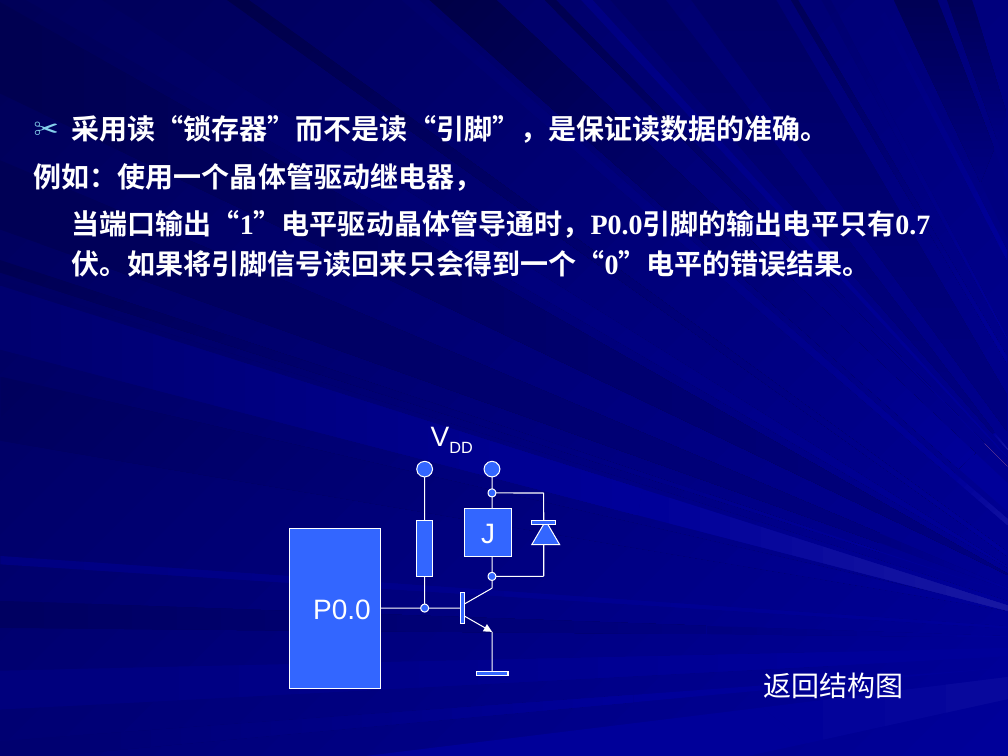
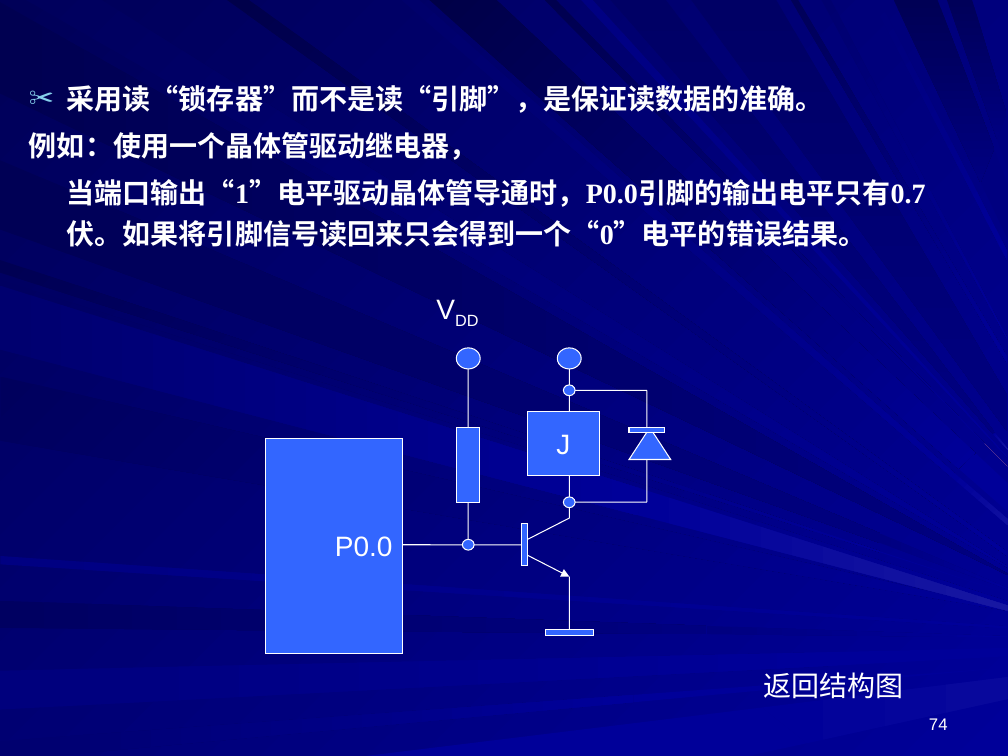
Before and after one commit to rshouc/Microcomputer, a slide deck: slide 74 of PPT/Microcontroller/第2章 51单片机的基本结构.PPT. Drawn at 1008x756 pixels with LibreOffice and Linux fonts; fonts in the diff are those of the drawing. Boxes give left, top, right and bottom in pixels: in the first picture for what was removed or moved away, otherwise in the second. Text is boxed around its words. In the diff, an @@ line names an element or a change of style, - is before the commit and + after.

```diff
--- a/PPT/Microcontroller/第2章 51单片机的基本结构.PPT
+++ b/PPT/Microcontroller/第2章 51单片机的基本结构.PPT
@@ text "采用读“锁存器”而不是读“引脚”，是保证读数据的准确。": place and size @@
-text "采用读“锁存器”而不是读“引脚”，是保证读数据的准确。" at <box>34,115,931,277</box>
+text "采用读“锁存器”而不是读“引脚”，是保证读数据的准确。" at <box>29,85,926,247</box>
@@ text "VDD" rewrapped from <box>420,413,492,462</box> to <box>426,286,533,335</box> @@
@@ ellipse: place and size @@
-ellipse at <box>484,462,500,478</box>
+ellipse at <box>457,348,481,369</box>
@@ line moved from (492, 477) - (492, 588) to (468, 369) - (468, 544) @@
@@ group added at <box>457,348,647,502</box>: 2 ellipses, 2 lines, 1 rectangle @@
@@ line moved from (424, 477) - (424, 608) to (570, 369) - (570, 518) @@
@@ rectangle "J": place and size @@
-rectangle "J" at <box>465,509,512,556</box>
+rectangle "J" at <box>528,411,600,475</box>
@@ rectangle "P0.0": place and size @@
-rectangle "P0.0" at <box>289,528,380,688</box>
+rectangle "P0.0" at <box>266,438,403,653</box>
@@ triangle: place and size @@
-triangle at <box>532,521,560,545</box>
+triangle at <box>629,427,670,460</box>
@@ rectangle: place and size @@
-rectangle at <box>532,521,556,525</box>
+rectangle at <box>629,427,664,432</box>
@@ ellipse: place and size @@
-ellipse at <box>488,489,496,497</box>
+ellipse at <box>563,497,576,508</box>
@@ line moved from (492, 493) - (543, 493) to (570, 502) - (647, 502) @@
@@ ellipse: place and size @@
-ellipse at <box>488,573,496,581</box>
+ellipse at <box>463,539,475,550</box>
@@ rectangle: place and size @@
-rectangle at <box>416,521,432,577</box>
+rectangle at <box>522,523,528,565</box>
@@ line moved from (465, 604) - (492, 589) to (528, 539) - (570, 518) @@
@@ line moved from (381, 608) - (461, 608) to (403, 544) - (522, 544) @@
@@ line moved from (492, 577) - (543, 577) to (528, 555) - (570, 577) @@
@@ line (528, 555) - (570, 577): line to arrow @@
@@ line moved from (543, 493) - (543, 577) to (570, 577) - (570, 635) @@
@@ group removed at <box>416,462,492,675</box>: 2 ellipses, 1 rectangle, 1 arrow, 1 line @@
@@ rectangle: place and size @@
-rectangle at <box>476,671,508,675</box>
+rectangle at <box>545,630,593,635</box>
@@ page number added at <box>929,718,948,730</box>, 12 pt, text #FFFFFF @@
+74
```
Also in this commit, not shown: 107 other slides changed, 9 other files.
